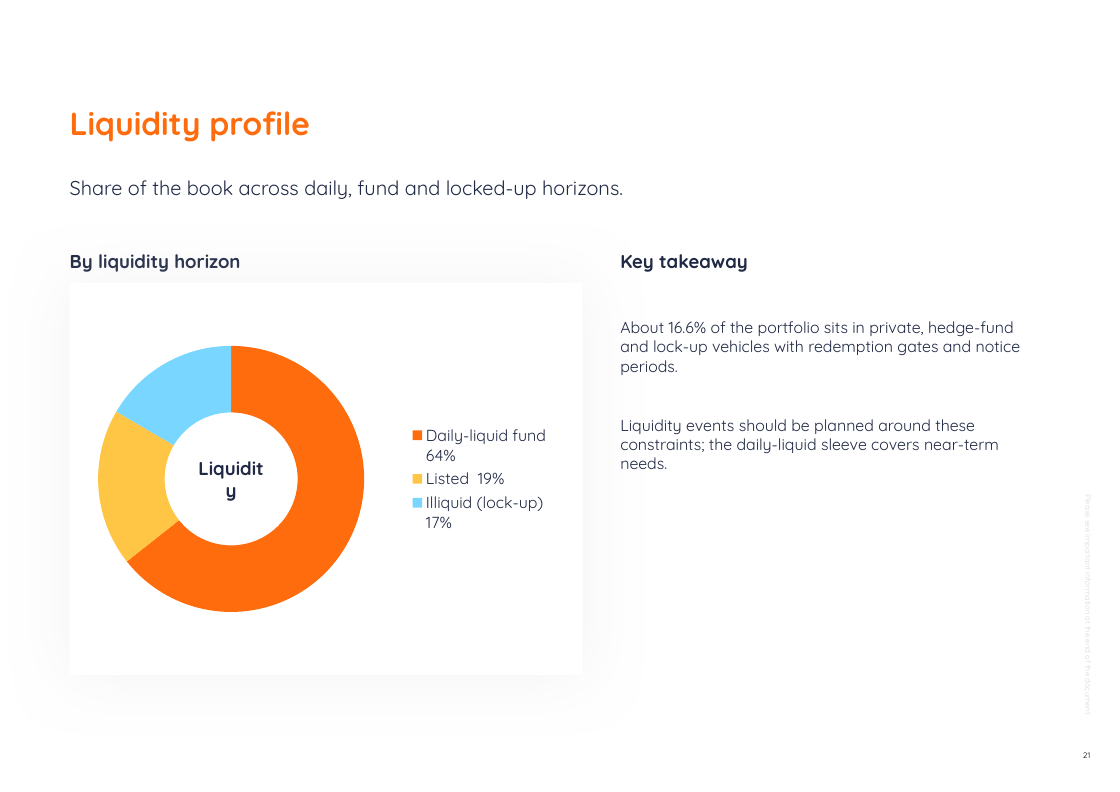
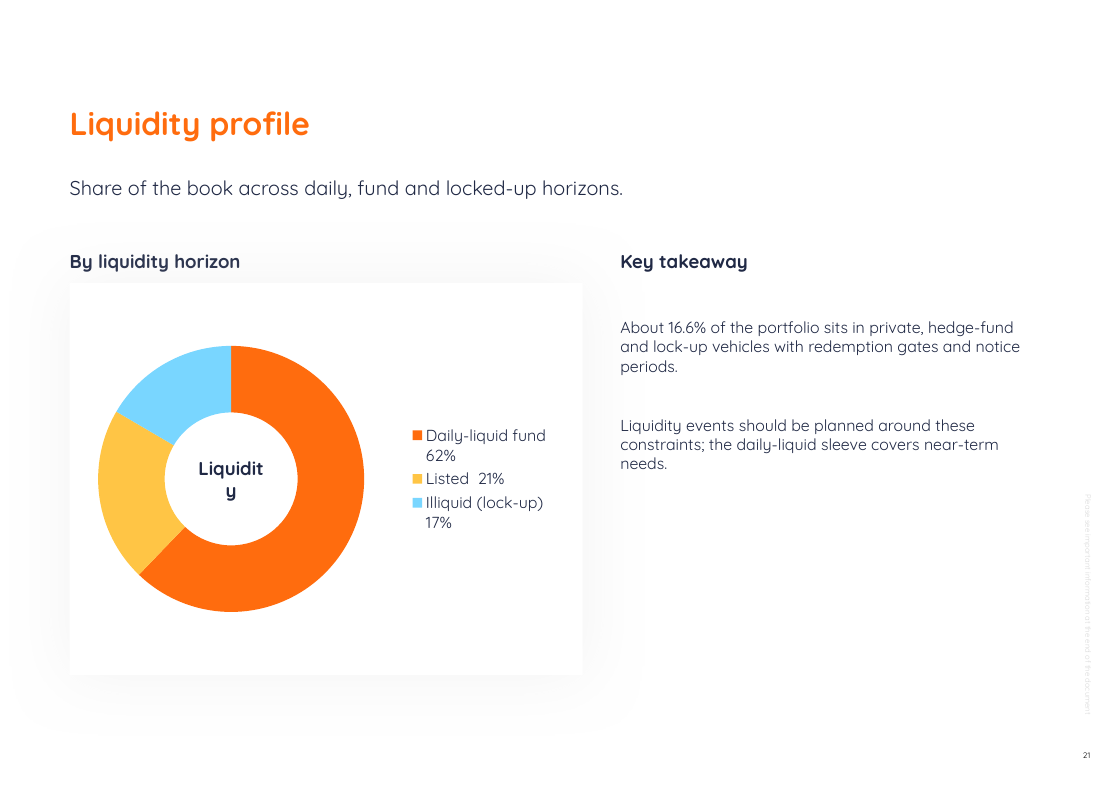
Before and after one commit to jb-db05/Investment_Proposal, a slide deck: slide 21 of Investment Proposal - Growth - August 2026.pptx. Drawn at 1120x792 pixels with LibreOffice and Linux fonts; fonts in the diff are those of the drawing; background and template pictures are left out. Boxes give left, top, right and bottom in pixels: in the first picture for what was removed or moved away, otherwise in the second. Text is boxed around its words. In the diff, an @@ line names an element or a change of style, - is before the commit and + after.

```diff
--- a/Investment Proposal - Growth - August 2026.pptx
+++ b/Investment Proposal - Growth - August 2026.pptx
@@ doughnut chart at box(89, 302, 564, 656) @@
-categories: Daily-liquid fund  64%, Listed  19%, Illiquid (lock-up)  17%
+categories: Daily-liquid fund  62%, Listed  21%, Illiquid (lock-up)  17%
-Series 1: 64, 19, 17
+Series 1: 62, 21, 17
```
Also in this commit, not shown: 6 other slides changed, 7 other files.
